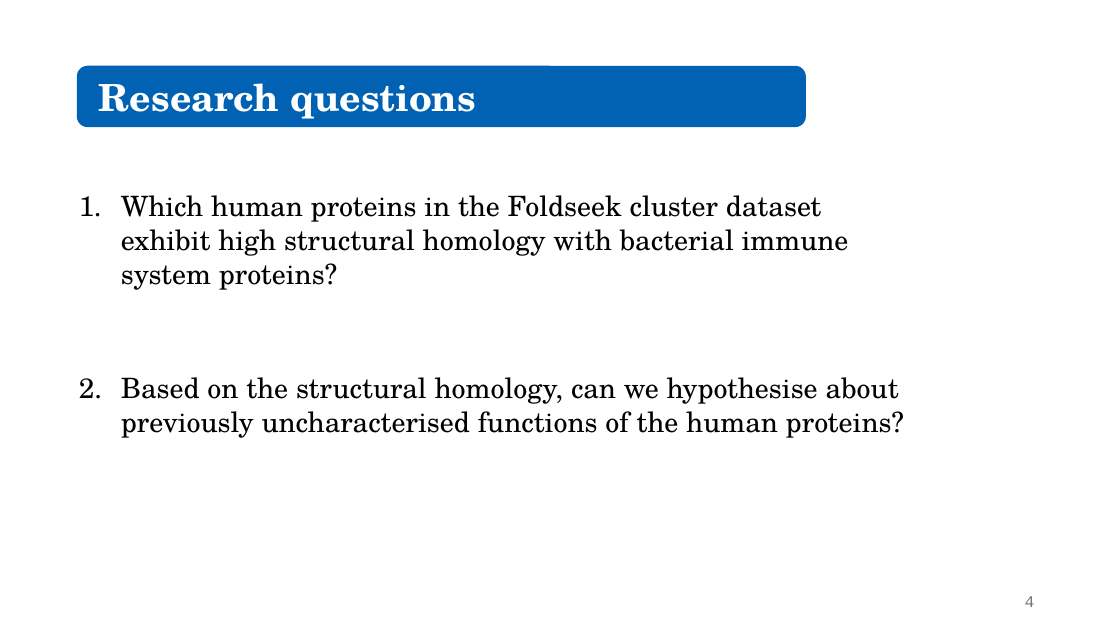
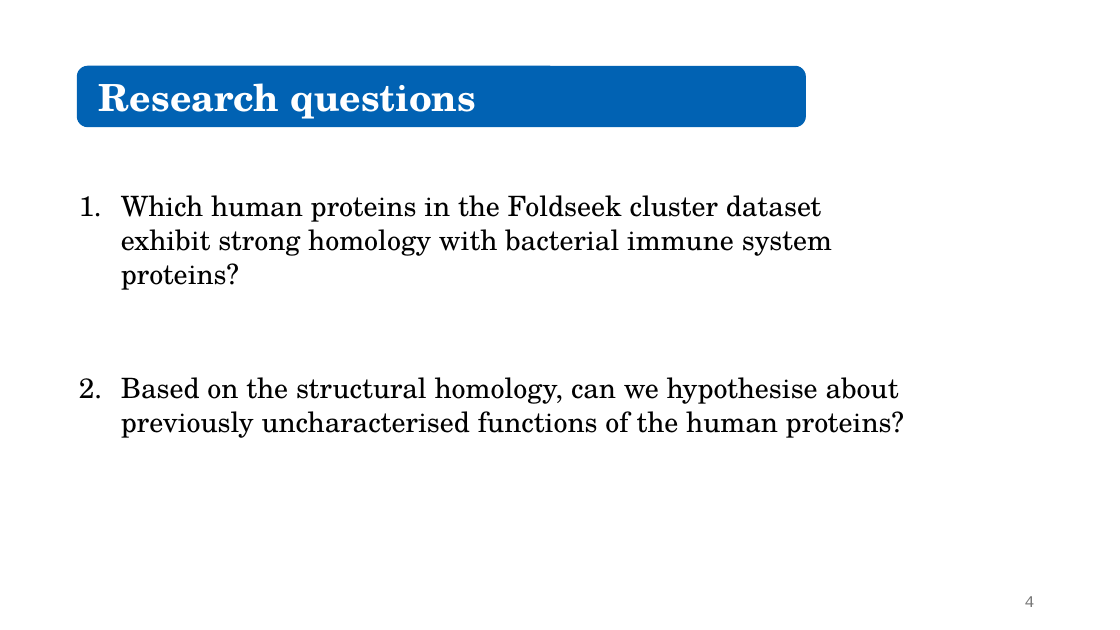
Before and after one commit to juliandeanmoran/BISSH, a slide deck: slide 4 of vis/reports/2026-02-18_projectUpdate_1.pptx. Drawn at 1120x630 pixels with LibreOffice and Linux fonts; fonts in the diff are those of the drawing. Boxes give left, top, right and bottom in pixels: in the first picture for what was removed or moved away, otherwise in the second. Text is boxed around its words. In the diff, an @@ line names an element or a change of style, - is before the commit and + after.

```diff
--- a/vis/reports/2026-02-18_projectUpdate_1.pptx
+++ b/vis/reports/2026-02-18_projectUpdate_1.pptx
@@ text at [121,195,832,290]: text changed @@
-1. Which human proteins in the Foldseek cluster dataset exhibit high structural homology with bacterial immune system proteins?
+1. Which human proteins in the Foldseek cluster dataset exhibit strong homology with bacterial immune system proteins?
```
Also in this commit, not shown: 3 other slides changed, 1 other file.
